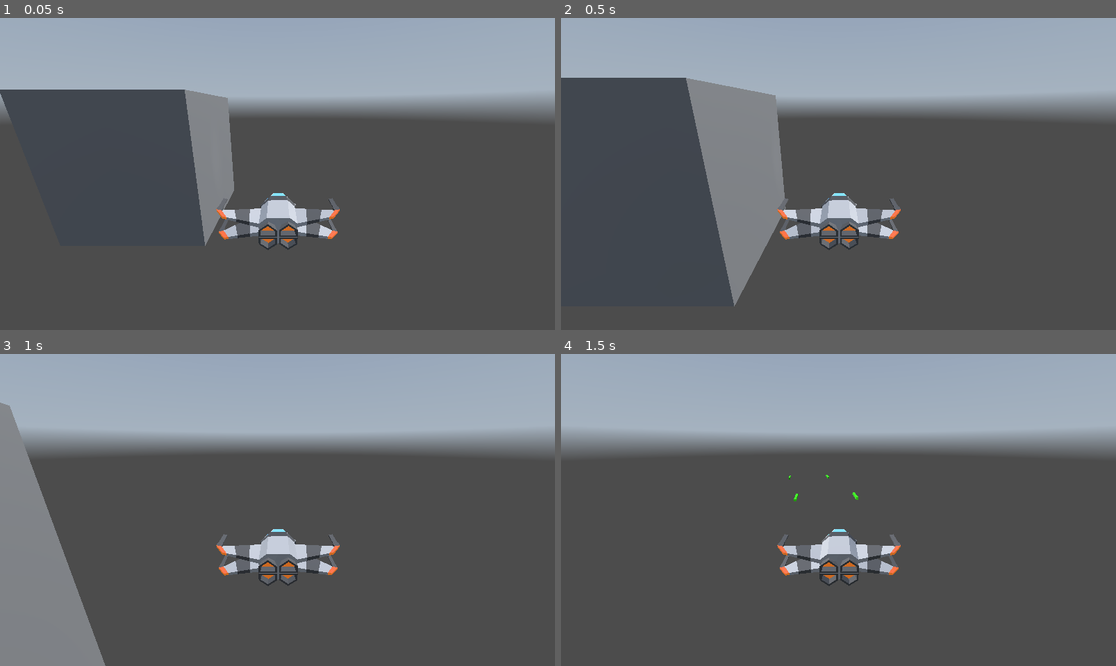
Above: before the commit, frames 1-4 (two rows, left to right).
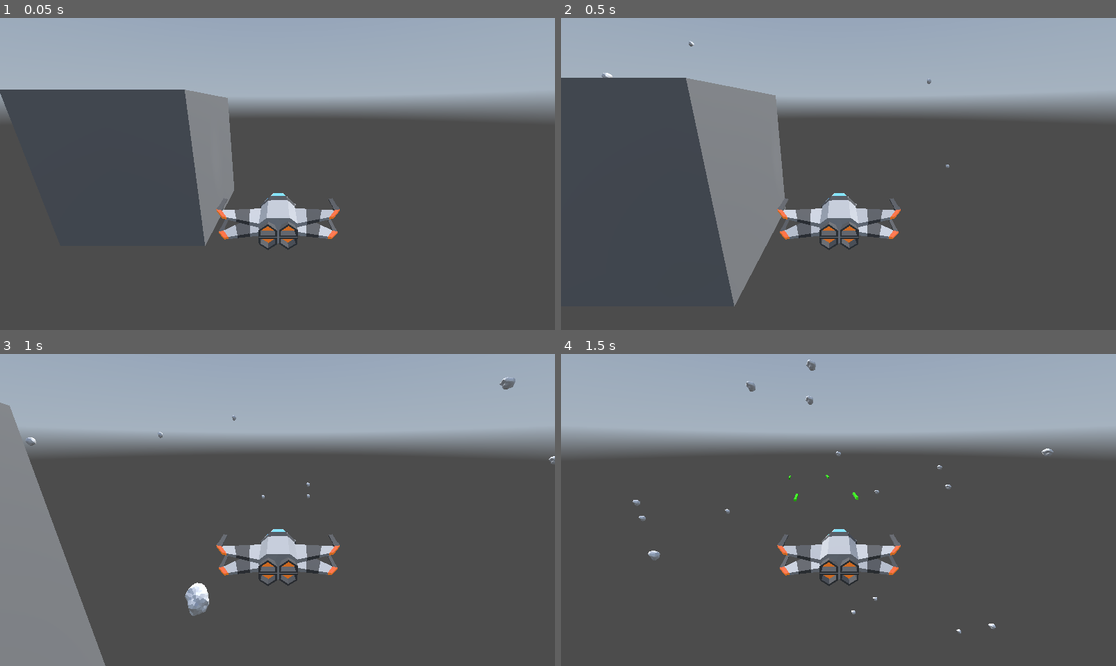
Above: after the commit, the same moments.

Repository: matousposp08/SpaceGame
Game: Godot game, scene res://scenes/root.tscn
The game is run twice, just before and just after one commit, with the same random seed, the same clock (stepped at 60 frames per second) and the same inputs. A sky picture missing from this copy of the repository is replaced by a grey-blue gradient.
Inputs (mouse positions are in pixels of both pictures, inside the frame that each line leads up to):
- Up to frame 1 (0.05 s): no input
- Up to frame 2 (0.5 s): no input
- Up to frame 3 (1 s): tap Enter (ui_accept) at 0.5, 0.77 s; move the mouse to (399, 494) at 0.52 s; hold Right (ui_right) from 0.53 s (still down); hold Shift (boost) from 0.53 s (still down)
- Up to frame 4 (1.5 s): move the mouse to (727, 525) at 1.27 s; release Right (ui_right) at 1.28 s; release Shift (boost) at 1.28 s; hold X (brake) from 1.28 s (still down); tap Space (shoot) at 1.35 s

Frame 1 is identical in both runs. In frame 2, less than 0.1% of the frame differs, in the area x 7-70%, y 7-49%; in frame 3, 0.5%, in the area x 4-100%, y 7-84%; in frame 4, 0.3%.

Commit message:
asteroid: fix spawning error

Diff:
--- a/Dogfights/scripts/root.gd
+++ b/Dogfights/scripts/root.gd
@@ -2,15 +2,18 @@
 
 var ROCK : PackedScene = preload('res://scenes/asteroids.tscn')
 var rng = RandomNumberGenerator.new()
+var x = 90
 # Called when the node enters the scene tree for the first time.
 func _ready():
-	for i in range(0, 90):
-		rockSpawn(Vector3(rng.randf_range(-100.0, 100.0), rng.randf_range(-100.0, 100.0), rng.randf_range(-100.0, 100.0)))
-
+	#for i in range(0, 90):
+	#	rockSpawn(Vector3(rng.randf_range(-100.0, 100.0), rng.randf_range(-100.0, 100.0), rng.randf_range(-100.0, 100.0)))
+	pass
 
 # Called every frame. 'delta' is the elapsed time since the previous frame.
 func _process(delta):
-	pass
+	if (x > 0) :
+		x -= 1
+		rockSpawn(Vector3(rng.randf_range(-100.0, 100.0), rng.randf_range(-100.0, 100.0), rng.randf_range(-100.0, 100.0)))
 
 func rockSpawn(pos: Vector3):
 	var instance = ROCK.instantiate()
